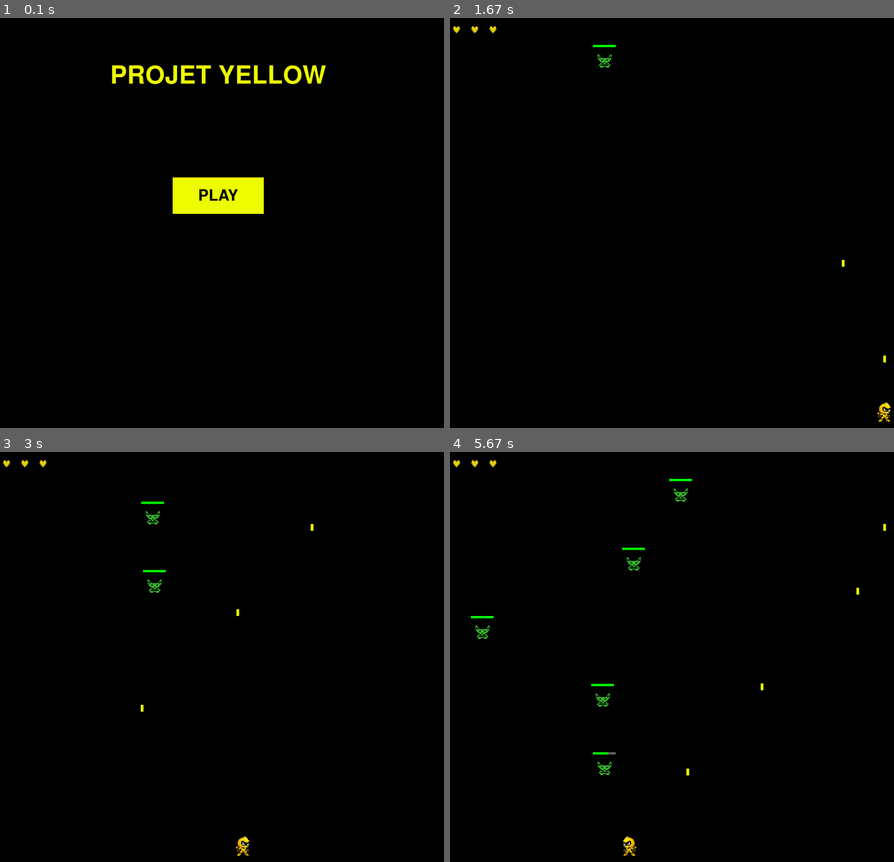
Above: before the commit, frames 1-4 (two rows, left to right).
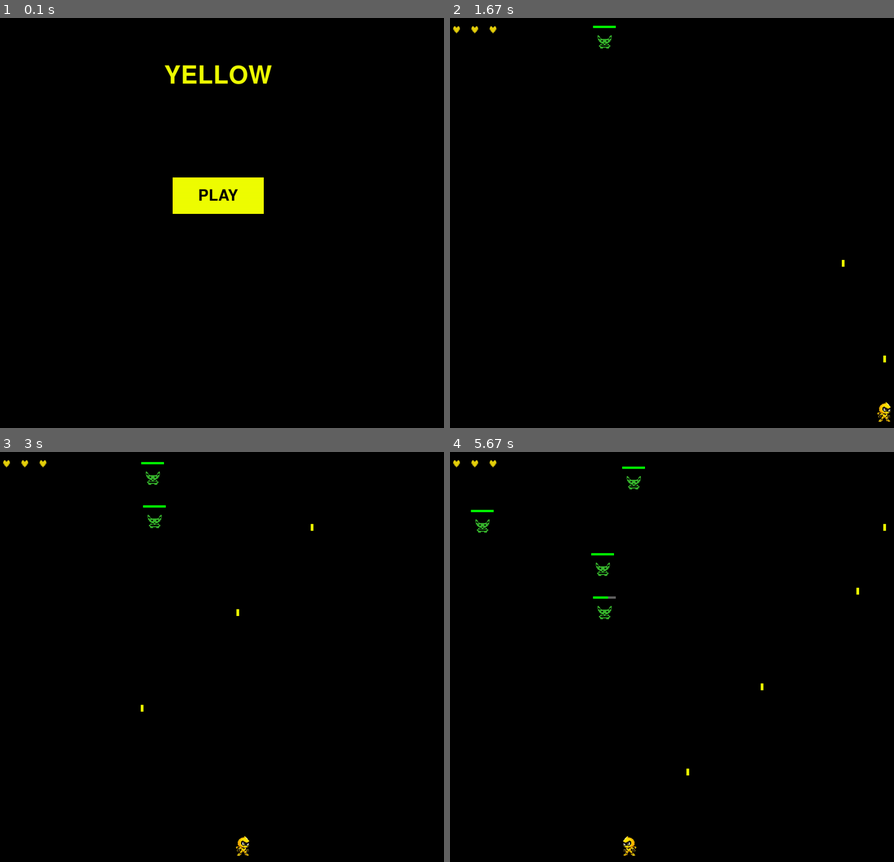
Above: after the commit, the same moments.

Repository: backmirio/GD-Pygame-Test
Game: pygame game, started from main.py
Same seed, same stepped clock (60 frames per second), same inputs: the game is played once before the commit and once after it.
Inputs:
- Up to frame 1 (0.1 s): no input
- Up to frame 2 (1.67 s): click "PLAY" at 0.38 s; hold Right 0.67-1.13 s; hold Right 1.17-1.63 s; tap Space at 1.23, 1.53 s
- Up to frame 3 (3 s): hold Left 1.67-2.2 s; tap Space at 1.73, 2.03, 2.3, 2.6, 2.73 s; hold Left 2.23-2.63 s; hold Right from 2.67 s (still down)
- Up to frame 4 (5.67 s): tap Space at 3.03, 3.4, 3.7, 3.9, 4.2, 4.4, 4.7, 4.9, 5.2, 5.47 s; release Right at 3.3 s; hold Left 3.33-3.8 s; hold Right 3.83-4.3 s; hold Right 4.33-4.8 s; hold Left 4.83-5.37 s; hold Left from 5.4 s (still down)

The runs differ from the first frame. In frame 1, 1.2% of the frame differs, in the area x 25-74%, y 11-17%; in frame 2, 0.2%; in frame 3, 0.3%; in frame 4, 0.8%.

Commit message:
Adjusting balance between ennemies and the player.

Diff:
--- a/main.py
+++ b/main.py
@@ -3,7 +3,7 @@
 
 pygame.init()
 
-pygame.display.set_caption("Projet Yellow")
+pygame.display.set_caption("Yellow")
 
 screen = pygame.display.set_mode((1000, 900))
 
@@ -22,9 +22,9 @@
 shot_timer = 0
 shot_delay = 0.2
 
-green_speed = 150
+green_speed = 75
 green_timer = 0
-green_delay = 1
+green_delay = 1.25
 
 greens = []
 
@@ -70,7 +70,7 @@
         font_title = pygame.font.Font(None, 80)
 
         title = font_title.render(
-            "PROJET YELLOW",
+            "YELLOW",
             True,
             (240, 255, 0)
         )
